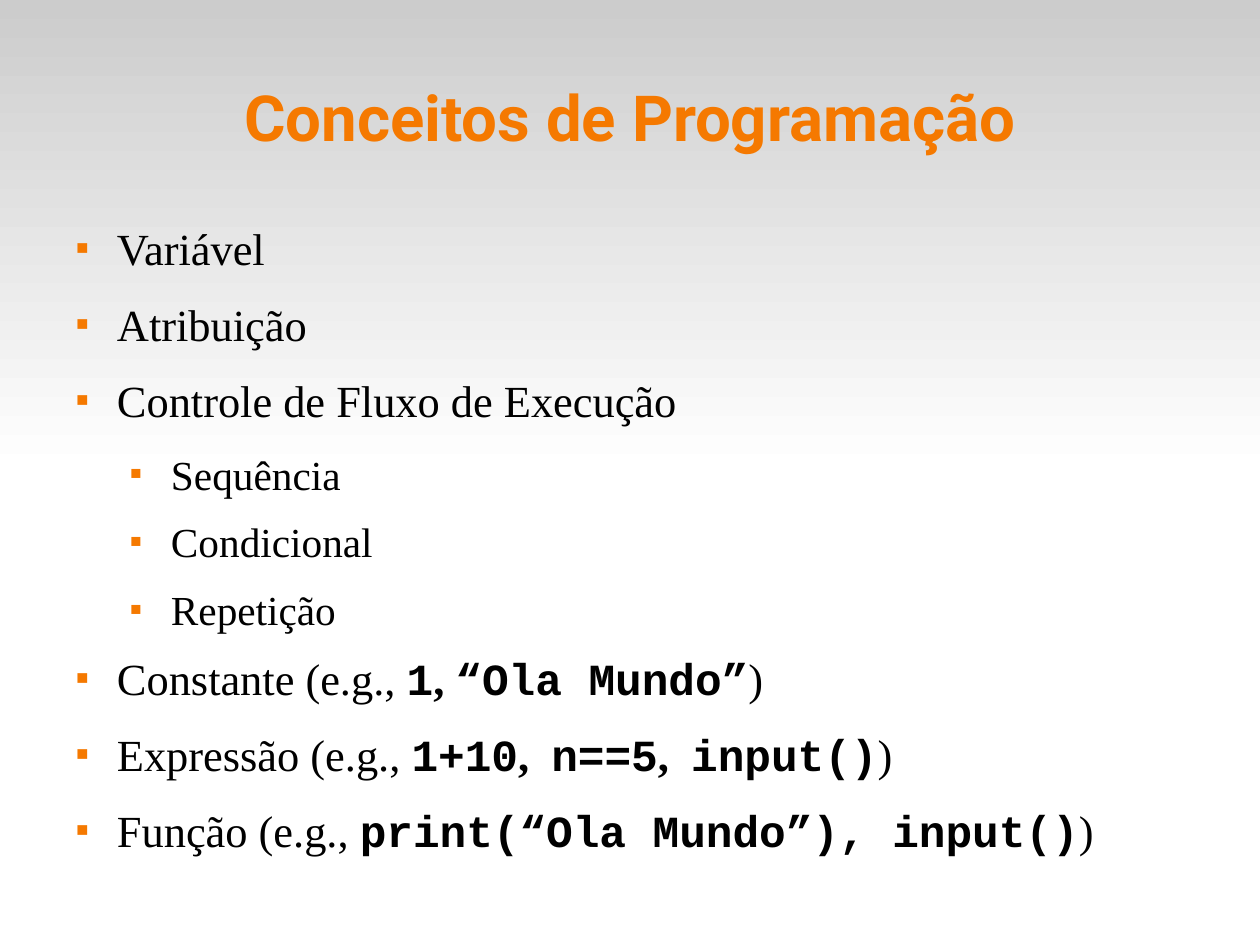
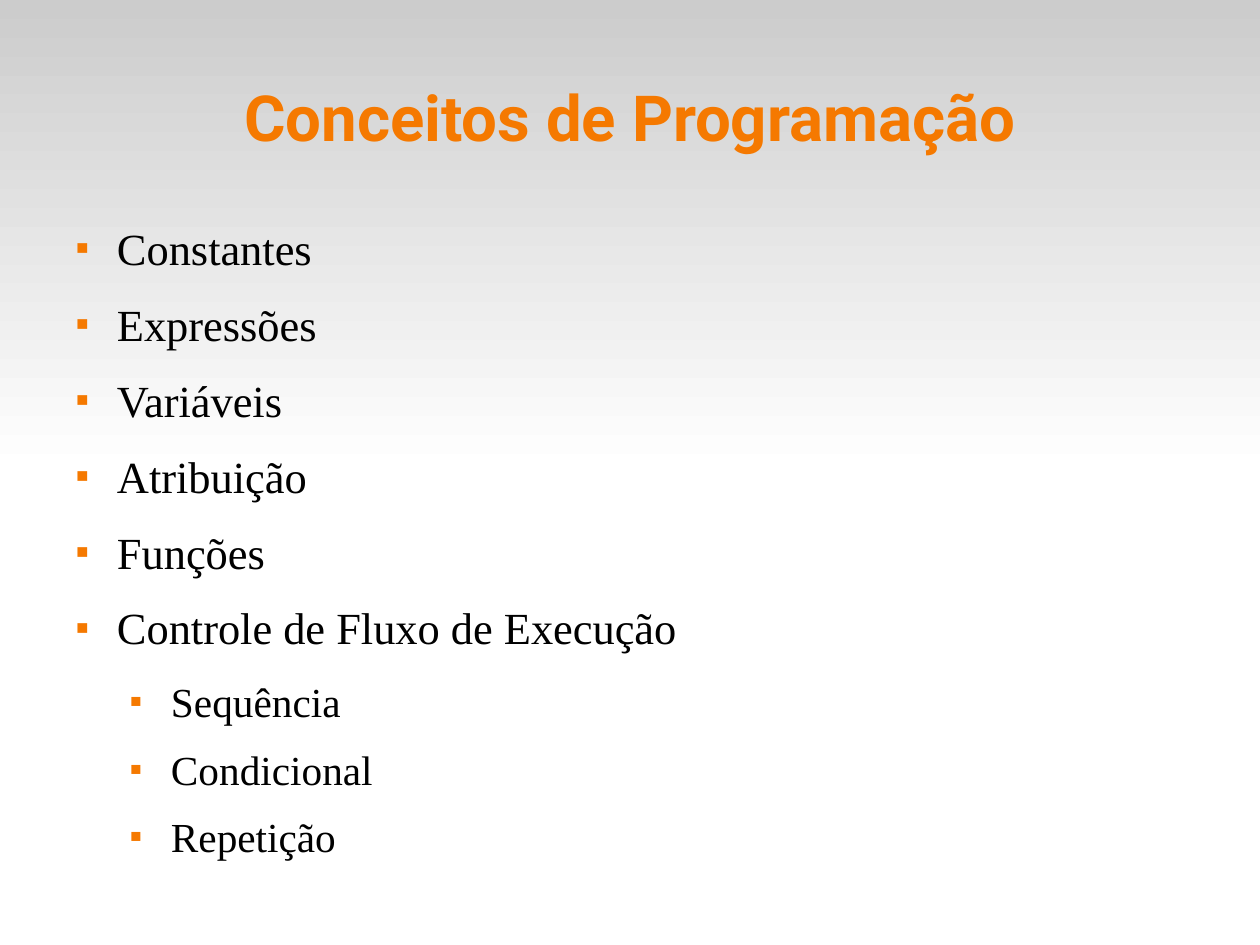
Before and after one commit to fsantanna-uerj/IPD, a slide deck: slide 3 of slides/ipd-03.odp. Drawn at 1260x945 pixels with LibreOffice and Linux fonts; fonts in the diff are those of the drawing. Boxes give left, top, right and bottom in pixels: in the first picture for what was removed or moved away, otherwise in the second. Text is boxed around its words. In the diff, an @@ line names an element or a change of style, - is before the commit and + after.

```diff
--- a/slides/ipd-03.odp
+++ b/slides/ipd-03.odp
@@ text at [117, 235, 317, 418]: text changed @@
-■ Variável
+■ Constantes
+■ Expressões
+■ Variáveis
@@ text at [117, 539, 265, 577]: paragraph added @@
+■ Funções
@@ text at [117, 664, 1093, 857]: paragraphs removed @@
-■ Constante (e.g., 1, “Ola Mundo”)
-■ Expressão (e.g., 1+10, n==5, input())
-■ Função (e.g., print(“Ola Mundo”), input())
```
Also in this commit, not shown: 9 other slides changed, 4 slides removed, 7 other files.
